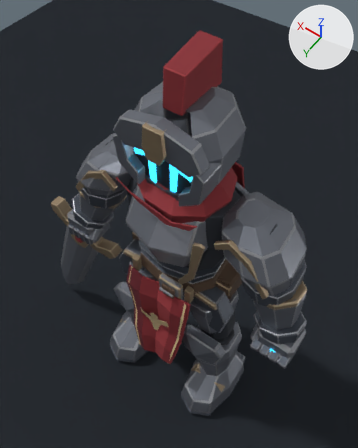
What one commit did to the Blender file tools/blender/characters/spellblade/source/spellblade-third-person.blend.
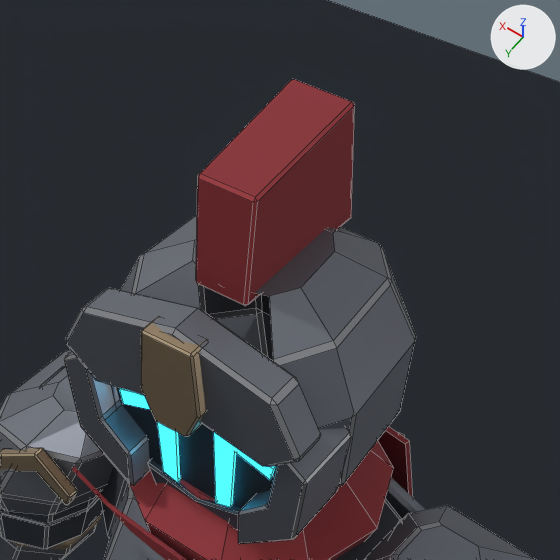
Each version is shown whole from a 50 mm camera at (-0.809, 1.175, 3.185) aimed at (0.097, -0.094, 1.19), then close up on the part from 25% to 84% of the width and 0% to 47% of the height. The lights are fixed; the arrows at upper right show +X, +Y and +Z. The first two pictures are the older version. The close-ups show mesh edges as thin lines.

Names of what the first close-up shows: 'Crest', 'CrimsonScarf', 'FaceRecess', 'HelmetCheek.L', 'HelmetCheek.R', 'HelmetCrownBand', 'HelmetForehead', 'HelmetShell', 'Pauldron.L', 'Pauldron.R', 'PauldronLame.R.1', 'SpellbladeReviewFloor' and 13 more.
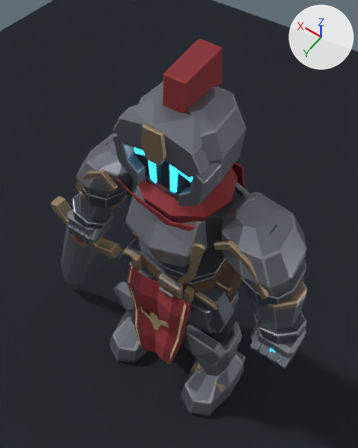
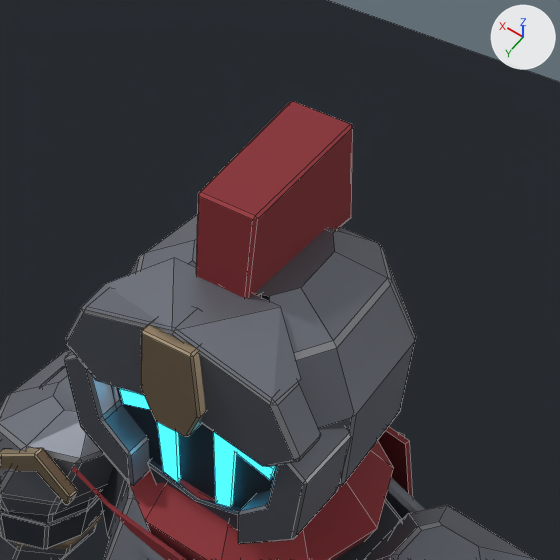
Commit message: Close the helmet crown and balance crest height

What differs and where, as boxes (x1, y1, x2, y2) in the close-ups (560 x 560 px; the box of a moved part takes in the faces that stretch with it):
'Crest', reshaped (13% shorter): before (196, 79, 355, 306); after (196, 101, 353, 298)
'HelmetRoof', added: after (80, 258, 301, 403)
part 1 of me_crest_001, moved or reshaped: before (196, 79, 355, 305); after (196, 101, 353, 298)

Edits to the bpy script that builds the scene:
```text
Change me_crest_001:
    used by ob_crest; location = (0.0, 0.0, 0.0)
    remove me_crest_001.from_pydata(...)  # 24 vertices, 26 faces; spans x -0.049..0.049, y -0.17..0.085, z 2.06..2.255
    add me_crest_001.from_pydata(...)  # 24 vertices, 26 faces; spans x -0.049..0.049, y -0.17..0.085, z 2.06..2.223
    me_crest_001 part 1: all 12 vertices in x -0.049..0.049, y -0.145..0.07, z 2.225..2.255 are scaled about their middle by (1, 1, 0.78), then moved by (0.0, 0.0, -0.029)
Add me_helmetroof:
    me_helmetroof.from_pydata([(-0.155, 0.187, 2.046), (0.0, 0.187, 2.085), (0.155, 0.187, 2.046), (-0.159, 0.13, 2.047), (-0.085, 0.07, 2.086), (0.085, 0.07, 2.086), (0.159, 0.13, 2.047)], [], [(0, 3, 4, 1), (1, 5, 6, 2), (1, 4, 5)])
    me_helmetroof.materials.append(mat_darksteel)  # grey #797d86
Add ob_helmetroof:
    ob_helmetroof = bpy.data.objects.new('HelmetRoof', me_helmetroof)
    ob_helmetroof.location = (0.0, 0.0, 0.0)
```
